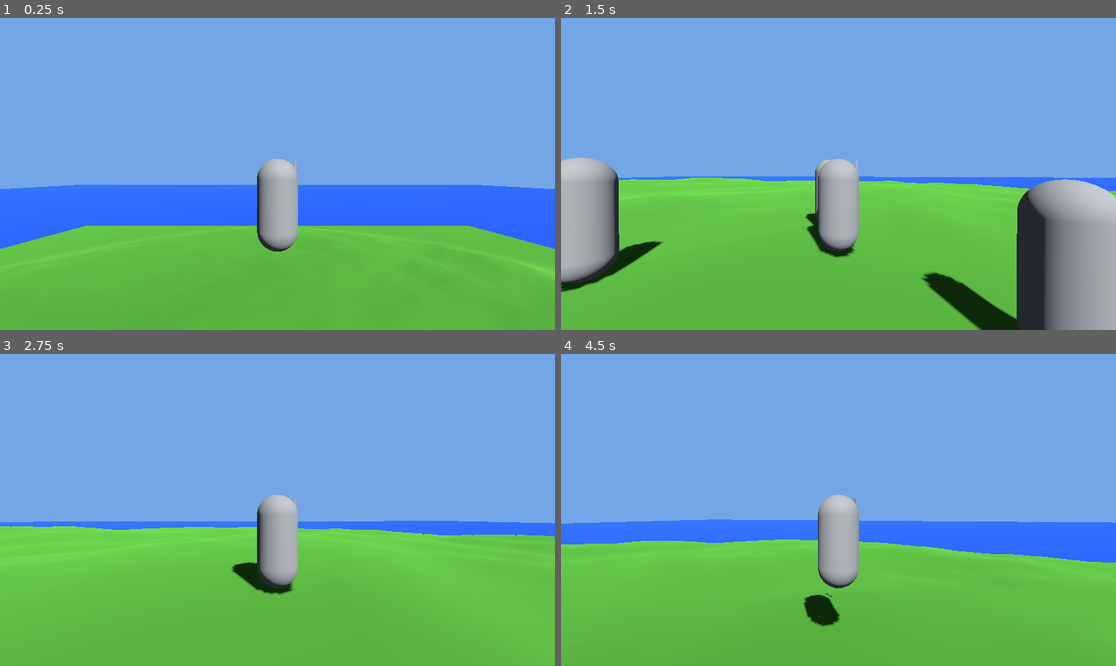
Above: before the commit, frames 1-4 (two rows, left to right).
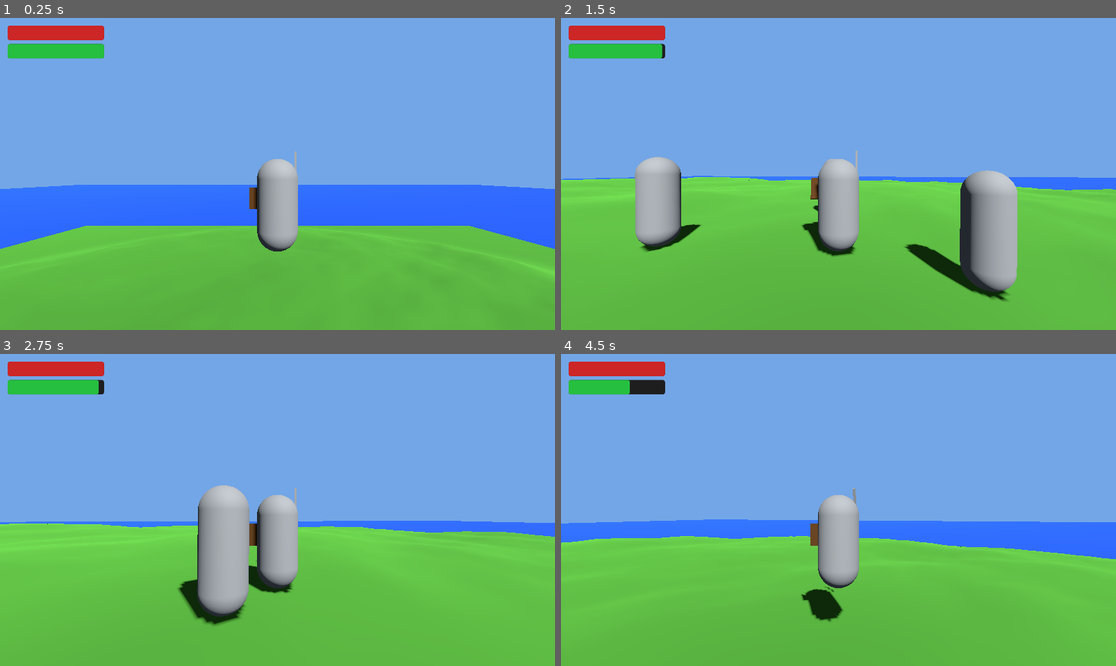
Above: after the commit, the same moments.

Repository: cpeter41/mingusbreath
Game: Godot game, scene res://scenes/dev/test_island.tscn
Two runs of this game, one before a commit and one after it. Both use one fixed random seed, a clock stepped at 60 frames per second and the inputs below.
Inputs (mouse positions are in pixels of both pictures, inside the frame that each line leads up to):
- Up to frame 1 (0.25 s): no input
- Up to frame 2 (1.5 s): tap Enter at 0.5 s; move the mouse to (866, 174) at 0.52 s; press the mouse at (866, 174) at 0.53 s; hold W (move_forward) from 0.53 s (still down); tap Space (jump) at 0.77, 1.07 s; right-click (866, 174) at 0.8 s; move the mouse to (810, 174) at 1.27 s; release the mouse at (810, 174) at 1.28 s; right-click (810, 174) at 1.35 s
- Up to frame 3 (2.75 s): keep holding W (move_forward); tap Space (jump) at 1.52, 1.82 s; tap Q (block, bound only before the commit) at 1.55 s; move the mouse to (288, 503) at 2.02 s; hold Q (block, bound only before the commit) from 2.03 s (still down); tap Shift (sprint) at 2.3 s
- Up to frame 4 (4.5 s): keep holding W (move_forward); move the mouse to (832, 516) at 2.77 s; release Q (block, bound only before the commit) at 2.78 s; tap Shift (sprint) at 2.85 s; tap Space (jump) at 3.02, 3.05, 3.32, 3.6, 3.77, 4.07 s; move the mouse to (877, 513) at 3.52 s; press the mouse at (877, 513) at 3.53 s; move the mouse to (794, 506) at 4.27 s; release the mouse at (794, 506) at 4.28 s; click (794, 506) at 4.35 s

The runs differ from the first frame. In frame 1, 1.8% of the frame differs, in the area x 1-54%, y 2-62%; in frame 2, 23%, in the area x 0-100%, y 2-100%; in frame 3, 6.6%; in frame 4, 3.5%.

Commit message:
phase 4 steps 1 through 4

Diff:
--- /dev/null
+++ b/data/enemies/husk.tres
@@ -0,0 +1,16 @@
+[gd_resource type="Resource" script_class="EnemyDef" load_steps=2 format=3]
+
+[ext_resource type="Script" path="res://scripts/data/enemy_def.gd" id="1"]
+
+[resource]
+script = ExtResource("1")
+id = &"husk"
+display_name = "Husk"
+max_hp = 40.0
+damage = 8.0
+move_speed = 3.5
+sense_radius = 12.0
+attack_range = 1.8
+attack_cooldown = 2.0
+flee_hp_ratio = 0.2
+loot_drops = [&"scrap"]
--- /dev/null
+++ b/data/items/shield.tres
@@ -0,0 +1,12 @@
+[gd_resource type="Resource" script_class="ItemDef" load_steps=2 format=3]
+
+[ext_resource type="Script" path="res://scripts/data/item_def.gd" id="1"]
+
+[resource]
+script = ExtResource("1")
+id = &"shield"
+display_name = "Shield"
+description = "A sturdy round shield. Enables blocking and parrying."
+max_stack = 1
+item_type = 3
+weapon_skill_id = &""
--- a/globals/event_bus.gd
+++ b/globals/event_bus.gd
@@ -9,3 +9,8 @@
 signal boss_defeated(boss_id: StringName)
 signal time_phase_changed(phase: int)
 signal damage_dealt(attacker: Node, target: Node, weapon_id: StringName, skill_id: StringName, amount: float)
+signal player_hp_changed(hp: float, max_hp: float)
+signal player_stamina_changed(stamina: float, max_stamina: float)
+signal player_died()
+signal player_respawned()
+signal player_parried(attacker: Node)
--- a/project.godot
+++ b/project.godot
@@ -70,12 +70,11 @@
 }
 attack_heavy={
 "deadzone": 0.5,
-"events": [Object(InputEventMouseButton,"resource_local_to_scene":false,"resource_name":"","device":-1,"window_id":0,"alt_pressed":false,"shift_pressed":false,"ctrl_pressed":false,"meta_pressed":false,"button_mask":0,"position":Vector2(0, 0),"global_position":Vector2(0, 0),"factor":1.0,"button_index":2,"canceled":false,"pressed":false,"double_click":false,"script":null)
-]
+"events": []
 }
 block={
 "deadzone": 0.5,
-"events": [Object(InputEventKey,"resource_local_to_scene":false,"resource_name":"","device":-1,"window_id":0,"alt_pressed":false,"shift_pressed":false,"ctrl_pressed":false,"meta_pressed":false,"pressed":false,"keycode":0,"physical_keycode":81,"key_label":0,"unicode":113,"location":0,"echo":false,"script":null)
+"events": [Object(InputEventMouseButton,"resource_local_to_scene":false,"resource_name":"","device":-1,"window_id":0,"alt_pressed":false,"shift_pressed":false,"ctrl_pressed":false,"meta_pressed":false,"button_mask":2,"position":Vector2(116, 11),"global_position":Vector2(127, 67),"factor":1.0,"button_index":2,"canceled":false,"pressed":true,"double_click":false,"script":null)
 ]
 }
 interact={
--- a/scenes/player/Player.tscn
+++ b/scenes/player/Player.tscn
@@ -12,6 +12,7 @@
 [ext_resource type="Script" uid="uid://be2yccai2wdfa" path="res://scripts/player/action_states/idle.gd" id="11_20koh"]
 [ext_resource type="Script" uid="uid://cmcuef4yexe0h" path="res://scripts/player/action_states/attack.gd" id="12_ov1oi"]
 [ext_resource type="Script" uid="uid://drdgh25wibco4" path="res://scripts/inventory/inventory.gd" id="13_20koh"]
+[ext_resource type="Script" uid="uid://cqduk17gut6e2" path="res://scripts/player/action_states/block.gd" id="14_blk"]
 
 [sub_resource type="CapsuleShape3D" id="CapsuleShape3D_1"]
 radius = 0.4
@@ -44,6 +45,9 @@
 [node name="WeaponMount" type="Node3D" parent="." unique_id=716419572]
 transform = Transform3D(1, 0, 0, 0, 1, 0, 0, 0, 1, 0.4, 1.2, -0.5)
 
+[node name="ShieldMount" type="Node3D" parent="." unique_id=987654321]
+transform = Transform3D(1, 0, 0, 0, 1, 0, 0, 0, 1, -0.4, 1, -0.2)
+
 [node name="MovementStateMachine" type="Node" parent="." unique_id=1801636306]
 script = ExtResource("3_sm")
 
@@ -71,5 +75,8 @@
 [node name="Attack" type="Node" parent="ActionStateMachine" unique_id=344726428]
 script = ExtResource("12_ov1oi")
 
+[node name="Block" type="Node" parent="ActionStateMachine" unique_id=123456789]
+script = ExtResource("14_blk")
+
 [node name="Inventory" type="Node" parent="." unique_id=1015320278]
 script = ExtResource("13_20koh")
--- /dev/null
+++ b/scenes/weapons/Shield.tscn
@@ -0,0 +1,16 @@
+[gd_scene format=3]
+
+[ext_resource type="Script" path="res://scripts/combat/shield.gd" id="1_shld"]
+
+[sub_resource type="BoxMesh" id="BoxMesh_1"]
+size = Vector3(0.35, 0.45, 0.06)
+
+[sub_resource type="StandardMaterial3D" id="Mat_1"]
+albedo_color = Color(0.35, 0.22, 0.10, 1.0)
+
+[node name="Shield" type="Node3D"]
+script = ExtResource("1_shld")
+
+[node name="Face" type="MeshInstance3D" parent="."]
+mesh = SubResource("BoxMesh_1")
+surface_material_override/0 = SubResource("Mat_1")
--- a/scenes/weapons/Sword.tscn
+++ b/scenes/weapons/Sword.tscn
@@ -4,21 +4,21 @@
 [ext_resource type="Script" uid="uid://cvjhxi8qfderd" path="res://scripts/combat/hitbox.gd" id="2_hb"]
 
 [sub_resource type="BoxMesh" id="BoxMesh_1"]
-size = Vector3(0.05, 0.6, 0.05)
+size = Vector3(0.05, 0.8, 0.05)
 
 [sub_resource type="BoxShape3D" id="BoxShape3D_1"]
-size = Vector3(0.15, 0.55, 0.15)
+size = Vector3(0.15, 0.73, 0.15)
 
 [node name="Sword" type="Node3D" unique_id=1055447677]
 script = ExtResource("1_sw")
 
 [node name="Blade" type="MeshInstance3D" parent="." unique_id=2103834362]
-transform = Transform3D(1, 0, 0, 0, 1, 0, 0, 0, 1, 0, 0.3, 0)
+transform = Transform3D(1, 0, 0, 0, 1, 0, 0, 0, 1, 0, 0.4, 0)
 mesh = SubResource("BoxMesh_1")
 
 [node name="Hitbox" type="Area3D" parent="." unique_id=1635892470]
 script = ExtResource("2_hb")
 
 [node name="CollisionShape3D" type="CollisionShape3D" parent="Hitbox" unique_id=111089906]
-transform = Transform3D(1, 0, 0, 0, 1, 0, 0, 0, 1, 0, 0.3, 0)
+transform = Transform3D(1, 0, 0, 0, 1, 0, 0, 0, 1, 0, 0.4, 0)
 shape = SubResource("BoxShape3D_1")
--- a/scripts/ai/target_dummy.gd
+++ b/scripts/ai/target_dummy.gd
@@ -21,12 +21,11 @@
 		queue_free()
 
 func _drop_loot() -> void:
-	# consider dropping from loot table, in future
 	var pickup := ItemPickup.new()
 	pickup.item_id = &"scrap"
 	pickup.count = 1
-	pickup.position = position
 	get_parent().add_child(pickup)
+	pickup.spring(global_position + Vector3.UP * 0.5)
 
 
 func _flash_red() -> void:
--- /dev/null
+++ b/scripts/combat/shield.gd
@@ -0,0 +1,27 @@
+extends Node3D
+
+const RAISED_POSITION  := Vector3(0.0, 0.25, -0.1)
+const RAISED_ROTATION_X := -25.0  # degrees, tilts face toward attacker
+
+var _raise_tween: Tween
+var _lower_tween: Tween
+
+
+func raise(duration: float) -> void:
+	if _lower_tween:
+		_lower_tween.kill()
+	_raise_tween = create_tween().set_parallel(true)
+	_raise_tween.tween_property(self, "position", RAISED_POSITION, duration) \
+		.set_ease(Tween.EASE_OUT).set_trans(Tween.TRANS_CUBIC)
+	_raise_tween.tween_property(self, "rotation:x", deg_to_rad(RAISED_ROTATION_X), duration) \
+		.set_ease(Tween.EASE_OUT).set_trans(Tween.TRANS_CUBIC)
+
+
+func lower() -> void:
+	if _raise_tween:
+		_raise_tween.kill()
+	_lower_tween = create_tween().set_parallel(true)
+	_lower_tween.tween_property(self, "position", Vector3.ZERO, 0.15) \
+		.set_ease(Tween.EASE_IN).set_trans(Tween.TRANS_CUBIC)
+	_lower_tween.tween_property(self, "rotation:x", 0.0, 0.15) \
+		.set_ease(Tween.EASE_IN).set_trans(Tween.TRANS_CUBIC)
--- /dev/null
+++ b/scripts/data/enemy_def.gd
@@ -0,0 +1,13 @@
+class_name EnemyDef
+extends Resource
+
+@export var id: StringName = &""
+@export var display_name: String = ""
+@export var max_hp: float = 20.0
+@export var damage: float = 5.0
+@export var move_speed: float = 3.0
+@export var sense_radius: float = 10.0
+@export var attack_range: float = 1.5
+@export var attack_cooldown: float = 2.0
+@export var flee_hp_ratio: float = 0.2
+@export var loot_drops: Array[StringName] = []
--- a/scripts/items/item_pickup.gd
+++ b/scripts/items/item_pickup.gd
@@ -3,8 +3,11 @@
 
 @export var item_id: StringName = &""
 @export var count: int = 1
+
+var _target: Node3D = null
+var _chase_speed: float = 4.0
+
 func _ready() -> void:
-	# Placeholder cube mesh
 	var mesh_inst := MeshInstance3D.new()
 	var box := BoxMesh.new()
 	box.size = Vector3(0.3, 0.3, 0.3)
@@ -14,17 +17,58 @@
 	mesh_inst.material_override = mat
 	add_child(mesh_inst)
 
-	# Collision shape on dedicated layer 4 (player-pickup layer)
 	var col := CollisionShape3D.new()
 	col.shape = SphereShape3D.new()
 	col.shape.radius = 0.6
 	add_child(col)
-	collision_layer = 8   # layer 4 (bit 3)
-	collision_mask = 1    # detect player CharacterBody3D on layer 1
+	collision_layer = 8
+	collision_mask = 1
 
 	body_entered.connect(_on_body_entered)
 
+
+func spring(origin: Vector3) -> void:
+	global_position = origin
+	monitoring = false
+
+	var angle := randf() * TAU
+	var dist  := randf_range(0.5, 1.2)
+	var land  := Vector3(
+		origin.x + cos(angle) * dist,
+		origin.y - 0.35,
+		origin.z + sin(angle) * dist
+	)
+
+	var xz := create_tween().set_parallel(true)
+	xz.tween_property(self, "global_position:x", land.x, 0.35) \
+		.set_trans(Tween.TRANS_QUAD).set_ease(Tween.EASE_OUT)
+	xz.tween_property(self, "global_position:z", land.z, 0.35) \
+		.set_trans(Tween.TRANS_QUAD).set_ease(Tween.EASE_OUT)
+
+	var y := create_tween()
+	y.tween_property(self, "global_position:y", origin.y + 0.7, 0.18) \
+		.set_trans(Tween.TRANS_QUAD).set_ease(Tween.EASE_OUT)
+	y.tween_property(self, "global_position:y", land.y, 0.17) \
+		.set_trans(Tween.TRANS_QUAD).set_ease(Tween.EASE_IN)
+	y.tween_callback(func(): monitoring = true).set_delay(0.2)
+
+
+func _process(delta: float) -> void:
+	if _target == null:
+		return
+	if not is_instance_valid(_target):
+		queue_free()
+		return
+	_chase_speed += 18.0 * delta
+	var destination := _target.global_position + Vector3.UP * 0.9
+	var dir := (destination - global_position).normalized()
+	global_position += dir * _chase_speed * delta
+	if global_position.distance_to(destination) < 0.2:
+		_target.take_pickup(item_id, count)
+		queue_free()
+
+
 func _on_body_entered(body: Node) -> void:
-	if body.has_method("take_pickup"):
-		body.take_pickup(item_id, count)
-		queue_free()
+	if body.has_method("take_pickup") and _target == null:
+		monitoring = false
+		_target = body
--- /dev/null
+++ b/scripts/player/action_states/block.gd
@@ -0,0 +1,36 @@
+extends ActionState
+
+const PARRY_WINDOW := 0.15
+
+var _parry_timer: float = 0.0
+
+
+func enter() -> void:
+	player.is_blocking = true
+	player.is_parrying = true
+	_parry_timer = PARRY_WINDOW
+	var shield := _get_shield()
+	if shield:
+		shield.raise(PARRY_WINDOW)
+
+
+func physics_update(delta: float) -> void:
+	if _parry_timer > 0.0:
+		_parry_timer -= delta
+		if _parry_timer <= 0.0:
+			player.is_parrying = false
+
+	if not Input.is_action_pressed("block") or not player.has_shield():
+		actionSM.transition_to("idle")
+
+
+func exit() -> void:
+	player.is_blocking = false
+	player.is_parrying = false
+	var shield := _get_shield()
+	if shield:
+		shield.lower()
+
+
+func _get_shield() -> Node3D:
+	return player.shield_mount.get_node_or_null("Shield") as Node3D
--- a/scripts/player/action_states/idle.gd
+++ b/scripts/player/action_states/idle.gd
@@ -1,7 +1,11 @@
 extends ActionState
 
-# physics_update instead of handle_input to allow for holding attack button
+# physics_update instead of handle_input to allow for holding attack/block button
 func physics_update(_delta: float) -> void:
+	if not player.on_boat and Input.is_action_pressed("block") and player.has_shield():
+		actionSM.transition_to("block")
+		return
 	if not player.on_boat and Input.is_action_pressed("attack_light"):
 		if player.weapon_mount.get_node_or_null("Sword") != null:
-			actionSM.transition_to("attack")
+			if player.consume_stamina(10.0):
+				actionSM.transition_to("attack")
--- a/scripts/player/movement_states/fall.gd
+++ b/scripts/player/movement_states/fall.gd
@@ -1,14 +1,15 @@
 extends MovementState
 
-const SPEED := 5.0
+const SPEED     := 5.0
+const AIR_ACCEL := 10.0	# consider moving this to a global
 
 func physics_update(delta: float) -> void:
 	_apply_gravity(delta)
 
 	var dir := _get_move_dir()
 	if dir != Vector3.ZERO:
-		player.velocity.x = dir.x * SPEED
-		player.velocity.z = dir.z * SPEED
+		player.velocity.x = move_toward(player.velocity.x, dir.x * SPEED, AIR_ACCEL * delta)
+		player.velocity.z = move_toward(player.velocity.z, dir.z * SPEED, AIR_ACCEL * delta)
 
 	if player.is_on_floor():
 		movementSM.transition_to(
--- a/scripts/player/movement_states/idle.gd
+++ b/scripts/player/movement_states/idle.gd
@@ -9,7 +9,8 @@
 		return
 
 	if Input.is_action_just_pressed("jump"):
-		movementSM.transition_to("jump")
+		if player.consume_stamina(15.0):
+			movementSM.transition_to("jump")
 		return
 
 	if _get_move_dir() != Vector3.ZERO:
--- a/scripts/player/movement_states/jump.gd
+++ b/scripts/player/movement_states/jump.gd
@@ -2,6 +2,7 @@
 
 const SPEED         := 5.0
 const JUMP_VELOCITY := 4.5
+const AIR_ACCEL     := 10.0	# consider moving this to a global
 
 func enter() -> void:
 	player.velocity.y = JUMP_VELOCITY
@@ -12,8 +13,8 @@
 
 	var dir := _get_move_dir()
 	if dir != Vector3.ZERO:
-		player.velocity.x = dir.x * SPEED
-		player.velocity.z = dir.z * SPEED
+		player.velocity.x = move_toward(player.velocity.x, dir.x * SPEED, AIR_ACCEL * delta)
+		player.velocity.z = move_toward(player.velocity.z, dir.z * SPEED, AIR_ACCEL * delta)
 
 	if player.velocity.y <= 0.0:
 		movementSM.transition_to("fall")
--- a/scripts/player/movement_states/run.gd
+++ b/scripts/player/movement_states/run.gd
@@ -8,7 +8,8 @@
 		return
 
 	if Input.is_action_just_pressed("jump"):
-		movementSM.transition_to("jump")
+		if player.consume_stamina(15.0):
+			movementSM.transition_to("jump")
 		return
 
 	var dir := _get_move_dir()
@@ -16,7 +17,7 @@
 		movementSM.transition_to("idle")
 		return
 
-	if Input.is_action_pressed("sprint"):
+	if Input.is_action_pressed("sprint") and player.stamina > 0.0:
 		movementSM.transition_to("sprint")
 		return
 
--- a/scripts/player/movement_states/sprint.gd
+++ b/scripts/player/movement_states/sprint.gd
@@ -1,6 +1,7 @@
 extends MovementState
 
 const SPEED_MULTIPLIER := 1.4
+const STAMINA_DRAIN := 8.0
 
 func physics_update(delta: float) -> void:
 	_apply_gravity(delta)
@@ -10,7 +11,8 @@
 		return
 
 	if Input.is_action_just_pressed("jump"):
-		movementSM.transition_to("jump")
+		if player.consume_stamina(15.0):
+			movementSM.transition_to("jump")
 		return
 
 	var dir := _get_move_dir()
@@ -22,6 +24,12 @@
 		movementSM.transition_to("run")
 		return
 
+	if not player.consume_stamina(STAMINA_DRAIN * delta):
+		player.velocity.x = dir.x * player.speed
+		player.velocity.z = dir.z * player.speed
+		movementSM.transition_to("run")
+		return
+
 	player.velocity.x = dir.x * player.speed * SPEED_MULTIPLIER
 	player.velocity.z = dir.z * player.speed * SPEED_MULTIPLIER
 	SkillManager.add_xp(&"run", delta * 1.5)
--- a/scripts/player/player.gd
+++ b/scripts/player/player.gd
@@ -1,26 +1,39 @@
 extends CharacterBody3D
 
 const MOUSE_SENSITIVITY := 0.003
-const SWORD_SCENE := preload("res://scenes/weapons/Sword.tscn")
+const SWORD_SCENE   := preload("res://scenes/weapons/Sword.tscn")
+const SHIELD_SCENE  := preload("res://scenes/weapons/Shield.tscn")
+const RESPAWN_POINT := Vector3(0.0, 15.0, 0.0)
 
-var hp: float      = 100.0
-var stamina: float = 100.0
-var on_boat: bool  = false
+var max_hp: float      = 100.0
+var max_stamina: float = 150.0
+var hp: float          = 100.0
+var stamina: float     = 150.0
+var on_boat: bool      = false
+var is_blocking: bool  = false
+var is_parrying: bool  = false
+
 @export var speed: float = 5.0
 var gravity: float = ProjectSettings.get_setting("physics/3d/default_gravity")
 
-@onready var camera_pivot: Node3D = $CameraPivot
-@onready var movementSM: Node = $MovementStateMachine
-@onready var actionSM: Node = $ActionStateMachine
-@onready var inventory: Inventory = $Inventory
-@onready var weapon_mount: Node3D = $WeaponMount
+var _stamina_regen_timer: float = 999.0
+
+@onready var camera_pivot: Node3D  = $CameraPivot
+@onready var movementSM: Node      = $MovementStateMachine
+@onready var actionSM: Node        = $ActionStateMachine
+@onready var inventory: Inventory  = $Inventory
+@onready var weapon_mount: Node3D  = $WeaponMount
+@onready var shield_mount: Node3D  = $ShieldMount
 
 
 func _ready() -> void:
 	add_to_group("player")
 	inventory.changed.connect(_on_inventory_changed)
 	inventory.add(&"sword", 1)
+	inventory.add(&"shield", 1)
 	Input.set_mouse_mode(Input.MOUSE_MODE_CAPTURED)
+	EventBus.player_hp_changed.emit.call_deferred(hp, max_hp)
+	EventBus.player_stamina_changed.emit.call_deferred(stamina, max_stamina)
 
 
 func _on_inventory_changed() -> void:
@@ -32,9 +45,63 @@
 	elif not has_sword and sword_node != null:
 		sword_node.queue_free()
 
+	var shld := inventory.count_of(&"shield") > 0
+	var shield_node := shield_mount.get_node_or_null("Shield")
+	if shld and shield_node == null:
+		var s := SHIELD_SCENE.instantiate()
+		shield_mount.add_child(s)
+	elif not shld and shield_node != null:
+		shield_node.queue_free()
+		if is_blocking:
+			actionSM.transition_to("idle")
+
+
+func has_shield() -> bool:
+	return inventory.count_of(&"shield") > 0
+
+
 func take_pickup(item_id: StringName, count: int) -> void:
 	inventory.add(item_id, count)
 	EventBus.item_picked_up.emit(item_id, count)
+
+
+func take_damage(amount: float, source = null) -> void:
+	if is_parrying:
+		EventBus.player_parried.emit(source)
+		return
+	if is_blocking:
+		var cost := amount * 0.5
+		if consume_stamina(cost):
+			amount *= 0.2
+		# stamina too low — block fails, full damage applies
+	hp = maxf(0.0, hp - amount)
+	EventBus.player_hp_changed.emit(hp, max_hp)
+	if hp <= 0.0:
+		die()
+
+
+func consume_stamina(amount: float) -> bool:
+	if stamina < amount:
+		return false
+	stamina = maxf(0.0, stamina - amount)
+	_stamina_regen_timer = 0.0
+	EventBus.player_stamina_changed.emit(stamina, max_stamina)
+	return true
+
+
+func die() -> void:
+	EventBus.player_died.emit()
+	respawn()
+
+
+func respawn() -> void:
+	global_position = RESPAWN_POINT
+	hp = max_hp
+	stamina = max_stamina
+	_stamina_regen_timer = 999.0
+	EventBus.player_hp_changed.emit(hp, max_hp)
+	EventBus.player_stamina_changed.emit(stamina, max_stamina)
+	EventBus.player_respawned.emit()
 
 
 func _unhandled_input(event: InputEvent) -> void:
@@ -58,9 +125,17 @@
 
 
 func _physics_process(delta: float) -> void:
+	_regen_stamina(delta)
 	if not on_boat:
 		movementSM.physics_update(delta)
 	else:
 		velocity = Vector3.ZERO
 	actionSM.physics_update(delta)
 	move_and_slide()
+
+
+func _regen_stamina(delta: float) -> void:
+	_stamina_regen_timer += delta
+	if _stamina_regen_timer > 0.5 and stamina < max_stamina:
+		stamina = minf(max_stamina, stamina + 15.0 * delta)
+		EventBus.player_stamina_changed.emit(stamina, max_stamina)
--- a/scripts/ui/hud.gd
+++ b/scripts/ui/hud.gd
@@ -14,6 +14,62 @@
 	var inv_screen := InventoryScreen.new()
 	add_child(inv_screen)
 
+	_add_stat_bars()
+	_add_pickup_label()
+
+	EventBus.item_picked_up.connect(_on_item_picked_up)
+
+
+func _add_stat_bars() -> void:
+	var hp_bar := StatBar.new()
+	hp_bar.name = "HPBar"
+	hp_bar.anchor_left   = 0.0
+	hp_bar.anchor_right  = 0.0
+	hp_bar.anchor_top    = 0.0
+	hp_bar.anchor_bottom = 0.0
+	hp_bar.offset_left   = 16.0
+	hp_bar.offset_right  = 216.0
+	hp_bar.offset_top    = 16.0
+	hp_bar.offset_bottom = 46.0
+	hp_bar.add_theme_color_override("font_color", Color.WHITE)
+	_apply_bar_styles(hp_bar, Color(0.8, 0.15, 0.15))
+	add_child(hp_bar)
+	hp_bar.bind_to(EventBus.player_hp_changed)
+
+	var stamina_bar := StatBar.new()
+	stamina_bar.name = "StaminaBar"
+	stamina_bar.anchor_left   = 0.0
+	stamina_bar.anchor_right  = 0.0
+	stamina_bar.anchor_top    = 0.0
+	stamina_bar.anchor_bottom = 0.0
+	stamina_bar.offset_left   = 16.0
+	stamina_bar.offset_right  = 216.0
+	stamina_bar.offset_top    = 54.0
+	stamina_bar.offset_bottom = 84.0
+	_apply_bar_styles(stamina_bar, Color(0.15, 0.75, 0.25))
+	add_child(stamina_bar)
+	stamina_bar.bind_to(EventBus.player_stamina_changed)
+
+
+func _apply_bar_styles(bar: ProgressBar, fill_color: Color, radius: int = 5) -> void:
+	var bg := StyleBoxFlat.new()
+	bg.bg_color = Color(0.12, 0.12, 0.12)
+	bg.corner_radius_top_left     = radius
+	bg.corner_radius_top_right    = radius
+	bg.corner_radius_bottom_left  = radius
+	bg.corner_radius_bottom_right = radius
+	bar.add_theme_stylebox_override("background", bg)
+
+	var fill := StyleBoxFlat.new()
+	fill.bg_color = fill_color
+	fill.corner_radius_top_left     = radius
+	fill.corner_radius_top_right    = radius
+	fill.corner_radius_bottom_left  = radius
+	fill.corner_radius_bottom_right = radius
+	bar.add_theme_stylebox_override("fill", fill)
+
+
+func _add_pickup_label() -> void:
 	_pickup_label = Label.new()
 	_pickup_label.name = "PickupLabel"
 	_pickup_label.anchor_left   = 0.0
@@ -28,7 +84,6 @@
 	_pickup_label.modulate.a = 0.0
 	add_child(_pickup_label)
 
-	EventBus.item_picked_up.connect(_on_item_picked_up)
 
 func _on_item_picked_up(item_id: StringName, count: int) -> void:
 	var def = InventoryRegistry.get_item(item_id)
--- /dev/null
+++ b/scripts/ui/stat_bar.gd
@@ -0,0 +1,24 @@
+class_name StatBar
+extends ProgressBar
+
+var _tween: Tween
+
+
+func _ready() -> void:
+	min_value = 0.0
+	max_value = 100.0
+	value = 100.0
+	step = 0.001
+	show_percentage = false
+
+
+func bind_to(stat_signal: Signal) -> void:
+	stat_signal.connect(_on_stat_changed)
+
+
+func _on_stat_changed(current: float, maximum: float) -> void:
+	max_value = maximum
+	if _tween:
+		_tween.kill()
+	_tween = create_tween()
+	_tween.tween_property(self, "value", current, 0.1)
Not shown, added: scripts/combat/shield.gd.uid
Not shown, added: scripts/data/enemy_def.gd.uid
Not shown, added: scripts/player/action_states/block.gd.uid
Not shown, added: scripts/ui/stat_bar.gd.uid
Not shown, changed: docs/planning/ARCHITECTURE.md
